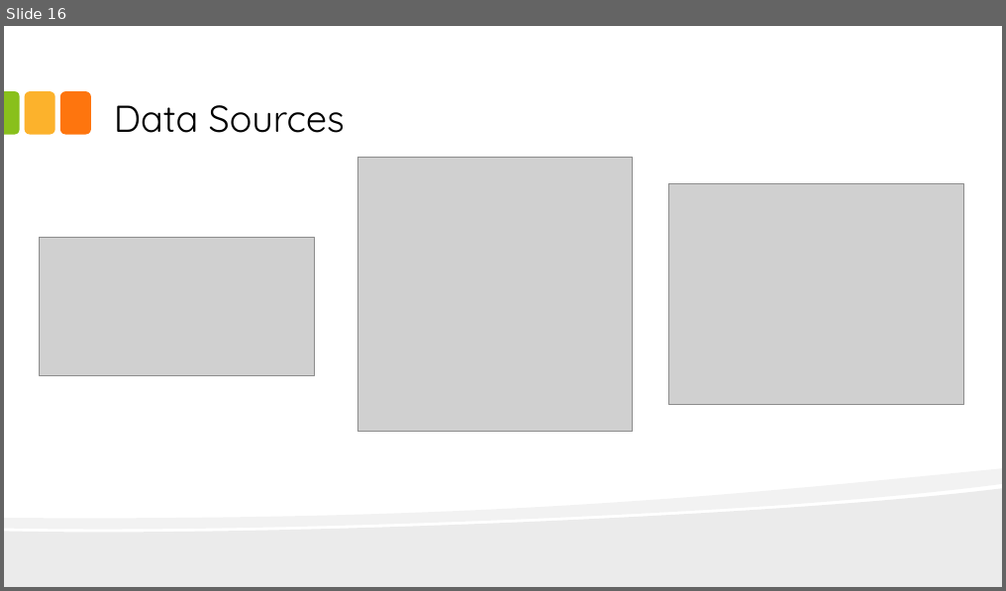
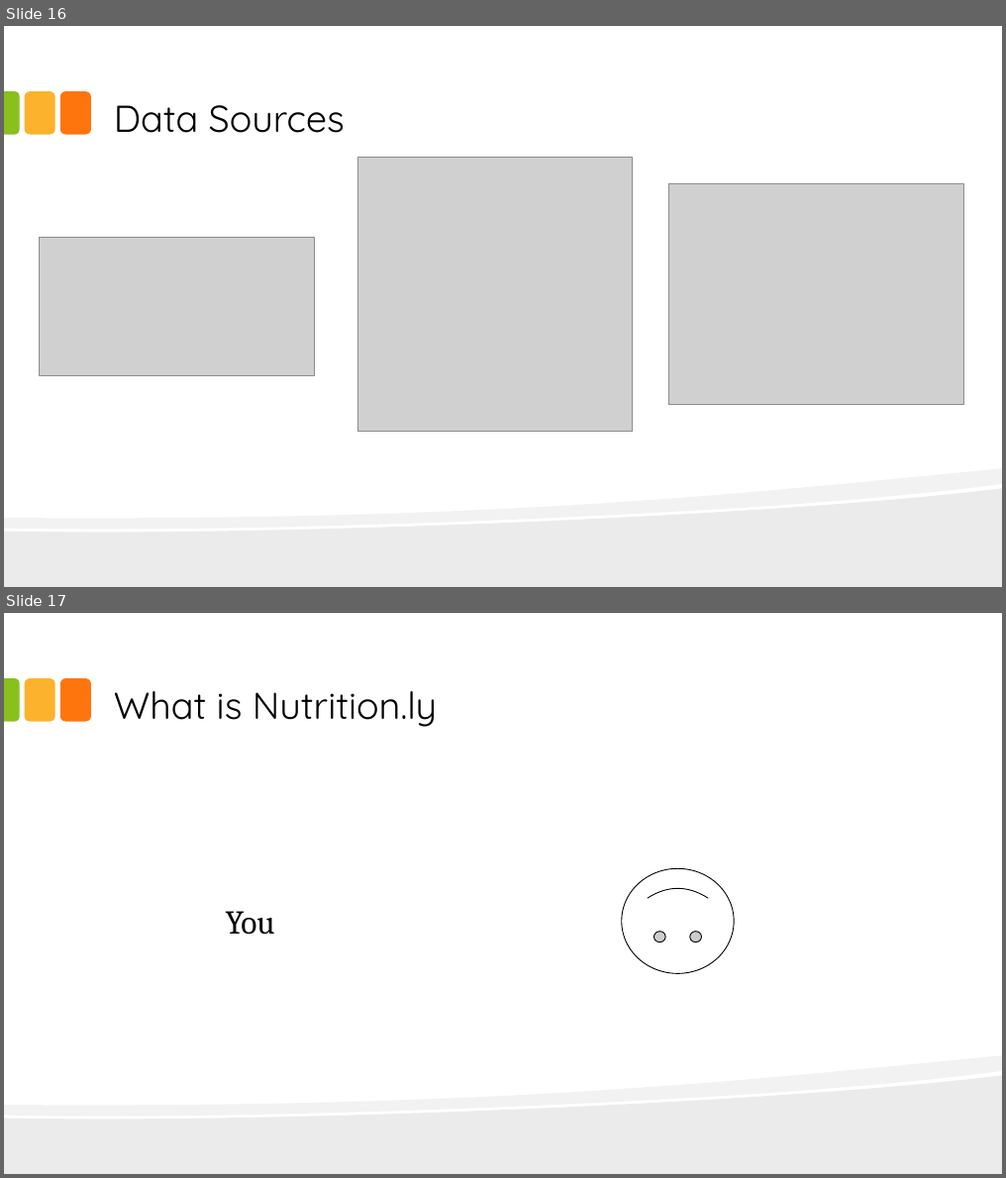
Before and after one commit to quintenrivers/Nutrition.ly, a slide deck: presentation/demo.pptx. Shown one above the other, each under a label of ours: slide 16 before the commit, slides 16 and 17 after it. The pictures are 1006x591 and 1006x1178 pixels, drawn with LibreOffice and Linux fonts; fonts in the diff are those of the drawing; grey boxes stand for pictures. Boxes give left, top, right and bottom in pixels: in the first picture for what was removed or moved away, otherwise in the second. Text is boxed around its words. In the diff, an @@ line names an element or a change of style, - is before the commit and + after.

```diff
--- a/presentation/demo.pptx
+++ b/presentation/demo.pptx
@@ slide 17 added at (4, 613, 1002, 1174), background #FFFFFF; not listed: 5 template elements that a slide beside it also shows @@
@@ title added at (114, 691, 437, 727), 36 pt, text #000000 @@
+What is Nutrition.ly
@@ smiley face added at (622, 869, 734, 973), fill #FFFFFF, outline #000000 0.85 pt @@
@@ text added at (226, 911, 275, 935), 32 pt, text #000000 @@
+You
```
Also in this commit, not shown: 2 slides changed, 4 other slides added, 3 other files.
